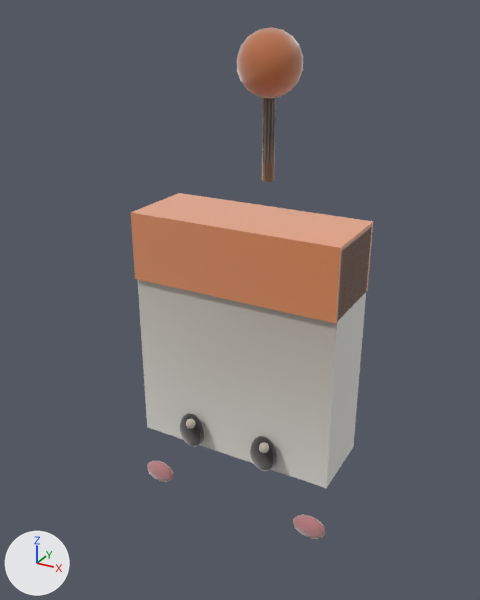
Renders of the glTF model assets/models/pets/pcb928250.glb from each side of a commit.
Before and after are seen from a 50 mm lens placed at (0.372, -0.7, 0.581), pointed at (-0.01, -0.006, 0.234). The axes (+X, +Y, +Z) are drawn at lower left. The lights are the same throughout. The first picture is the older version. Vertices at exactly the same position are counted once.

Objects in the first picture: 'pet_pcb928250'.
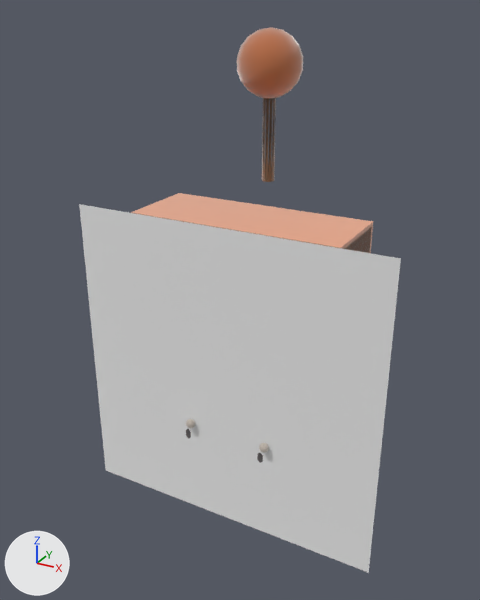
Patch to the scene script:
```diff
--- a/assets/models/pets/pcb928250.glb.py
+++ b/assets/models/pets/pcb928250.glb.py
@@ mat_clay__ffffff_0_9 @@
+mat_clay__ffffff_0_9 = bpy.data.materials.new('clay_#ffffff_0.9_-')
+mat_clay__ffffff_0_9.use_nodes = True; mat_clay__ffffff_0_9.node_tree.nodes.clear()
+_N = mat_clay__ffffff_0_9.node_tree.nodes; _L = mat_clay__ffffff_0_9.node_tree.links
+n0 = _N.new('ShaderNodeBsdfPrincipled'); n0.name = 'Principled BSDF'
+n0.inputs[2].default_value = 0.9  # 'Roughness'
+n0.inputs[24].default_value = 1.0  # 'Sheen Weight'
+n1 = _N.new('ShaderNodeOutputMaterial'); n1.name = 'Material Output'
+n2 = _N.new('ShaderNodeVertexColor'); n2.name = 'Color Attribute'
+_L.new(n0.outputs[0], n1.inputs[0])  # 'BSDF' to 'Surface'
+_L.new(n2.outputs[0], n0.inputs[0])  # 'Color' to 'Base Color'
@@ me_pet_pcb928250 @@
 # used by ob_pet_pcb928250; location = (0.0, 0.0, 0.0)
 # verts and faces of me_pet_pcb928250; kept vertices keep their numbers, new ones are numbered from 735
-me_pet_pcb928250.from_pydata(...)  # 735 vertices, 1416 faces; spans x -0.143..0.143, y -0.08..0.089, z -0.066..0.56
+me_pet_pcb928250.from_pydata(...)  # 739 vertices, 1418 faces; spans x -0.21..0.21, y -0.08..0.089, z -0.07..0.56
+# me_pet_pcb928250 part 1
+verts[735] = (-0.21, -0.07, -0.07)  # pixel (105, 470)
+verts[736] = (0.21, -0.07, -0.07)  # pixel (368, 572)
+verts[737] = (0.21, -0.07, 0.35)  # pixel (400, 258)
+verts[738] = (-0.21, -0.07, 0.35)  # pixel (79, 204)
+faces += [(735, 736, 737), (735, 737, 738)]  # mat_clay__ffffff_0_9
 me_pet_pcb928250.materials.append(mat_clay__fffdf4_0_85)
@@ me_pet_pcb928250 @@
 me_pet_pcb928250.materials.append(mat_clay__8a6844_0_85)
+me_pet_pcb928250.materials.append(mat_clay__ffffff_0_9)
```

Changed parts and their boxes (x1, y1, x2, y2) in the pictures (480 x 600 px):
'pet_pcb928250', reshaped (33% wider, 7% taller)
    before: (131, 27, 373, 539)
    after: (79, 27, 401, 573)
part 1 of me_pet_pcb928250, added
    after: (79, 204, 401, 573)
